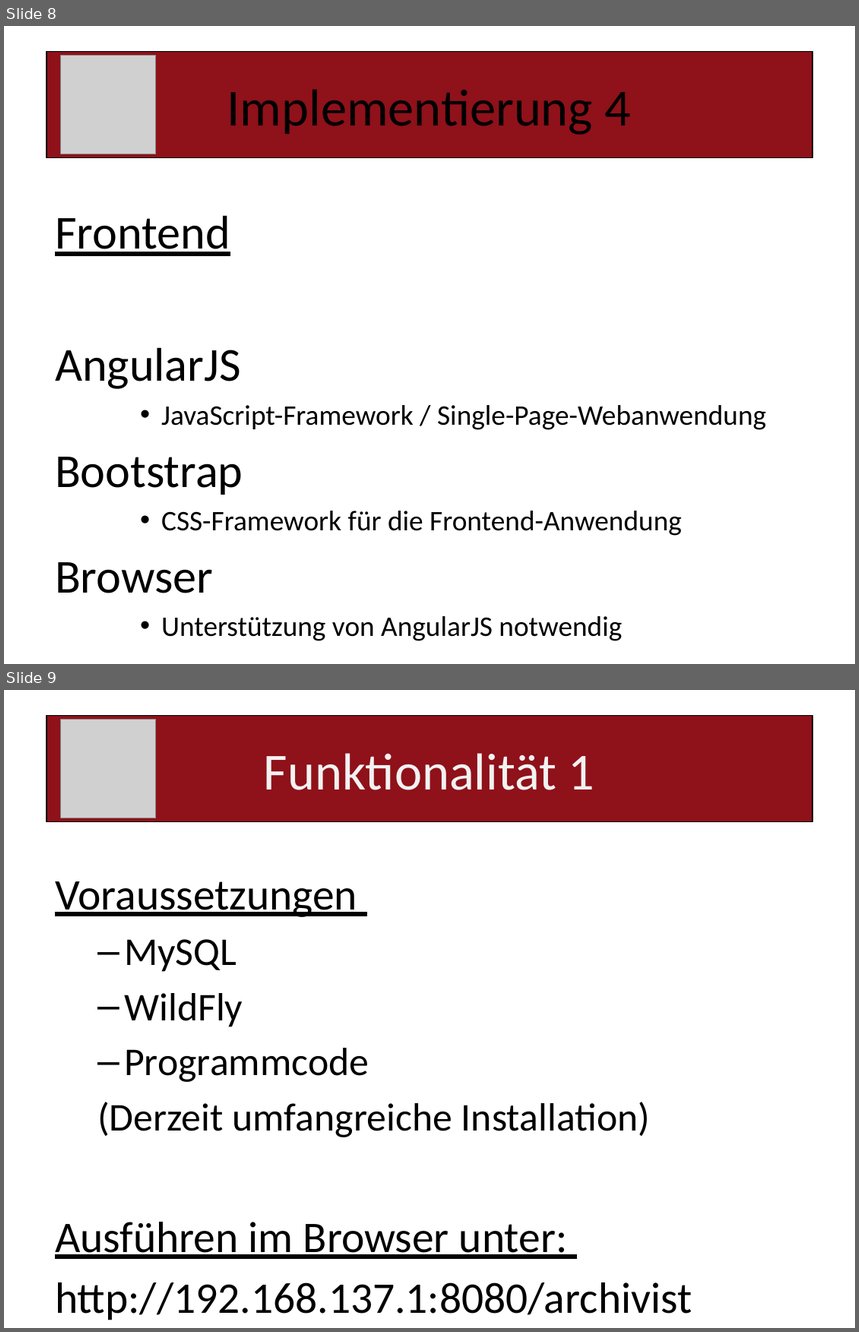
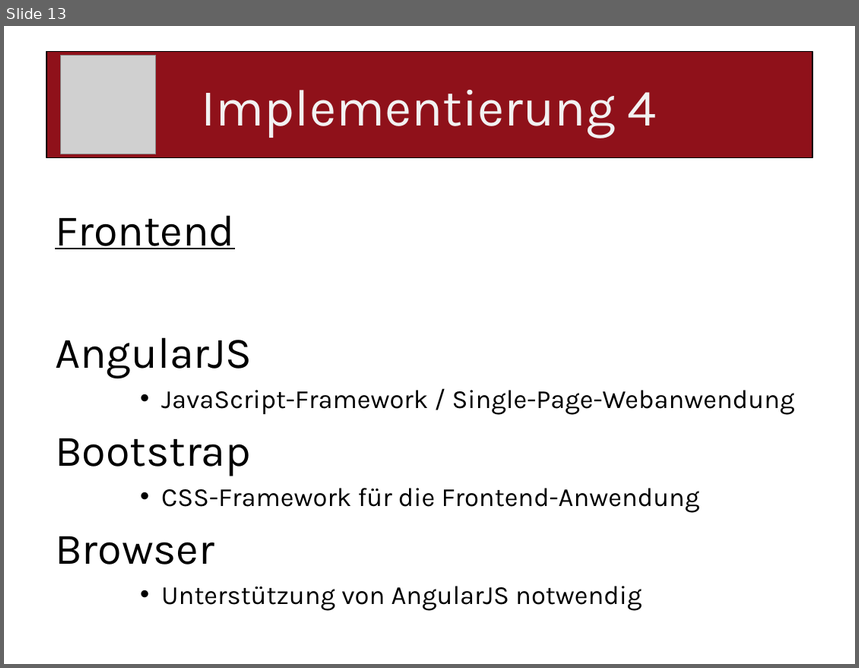
Before and after one commit to paulisch/archivist, a slide deck: Documentation/ProjectDocumentation/Presentation.pptx. Shown one above the other, each under a label of ours: slides 8 and 9 before the commit, slide 13 after it. The pictures are 859x1332 and 859x668 pixels, drawn with LibreOffice and Linux fonts; fonts in the diff are those of the drawing; grey boxes stand for pictures. Boxes give left, top, right and bottom in pixels: in the first picture for what was removed or moved away, otherwise in the second. Text is boxed around its words. In the diff, an @@ line names an element or a change of style, - is before the commit and + after.

```diff
--- a/Documentation/ProjectDocumentation/Presentation.pptx
+++ b/Documentation/ProjectDocumentation/Presentation.pptx
@@ slide 9 removed at (x1=4, y1=690, x2=855, y2=1328), background #FFFFFF @@
@@ title removed at (x1=47, y1=716, x2=813, y2=822) @@
-Funktionalität 1
@@ picture removed at (x1=61, y1=719, x2=156, y2=818) @@
@@ text removed at (x1=55, y1=882, x2=692, y2=1321) @@
-Voraussetzungen
-  – MySQL
-  – WildFly
-  – Programmcode
-  (Derzeit umfangreiche Installation)
-Ausführen im Browser unter:
-http://192.168.137.1:8080/archivist
@@ what was slide 8 is now slide 13 @@
@@ slide 13 changed as well @@
@@ title "Implementierung 4" at (x1=47, y1=52, x2=813, y2=158): font Calibri to Karla, text colour #000000 to #F2F2F2 @@
@@ text "Frontend" at (x1=55, y1=215, x2=795, y2=610): size 40 to 37 pt in "Frontend", "AngularJS", "Bootstrap", "Browser"; font Calibri to Karla; size 24 to 22.2 pt in "JavaScript-Framework / Single-Page-Webanwendung", "CSS-Framework für die Frontend-Anwendung", "Unterstützung von AngularJS notwendig" @@
```
Also in this commit, not shown: 8 other slides changed, 5 slides added, 1 other slide removed, 1 other file.
